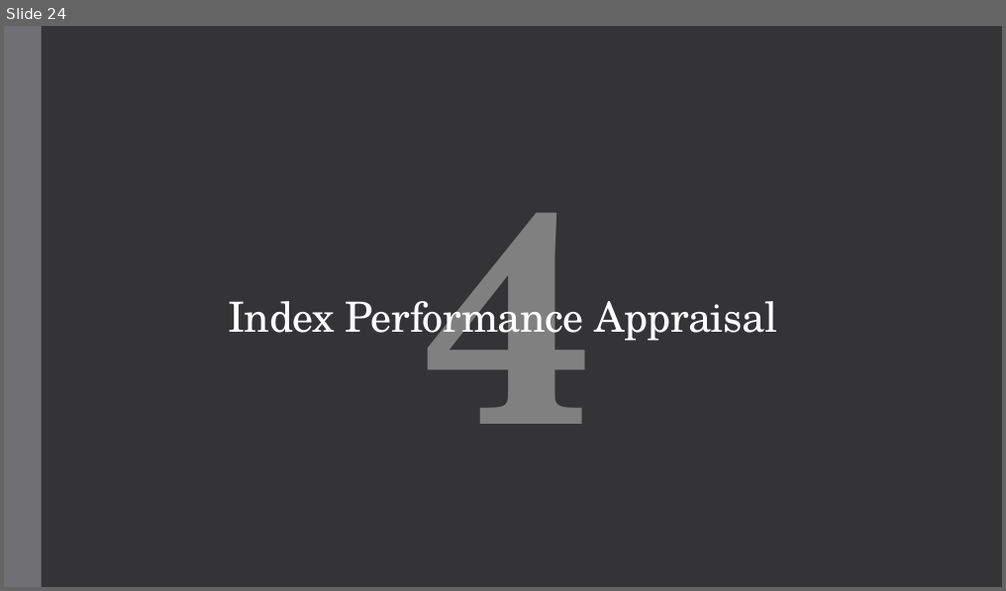
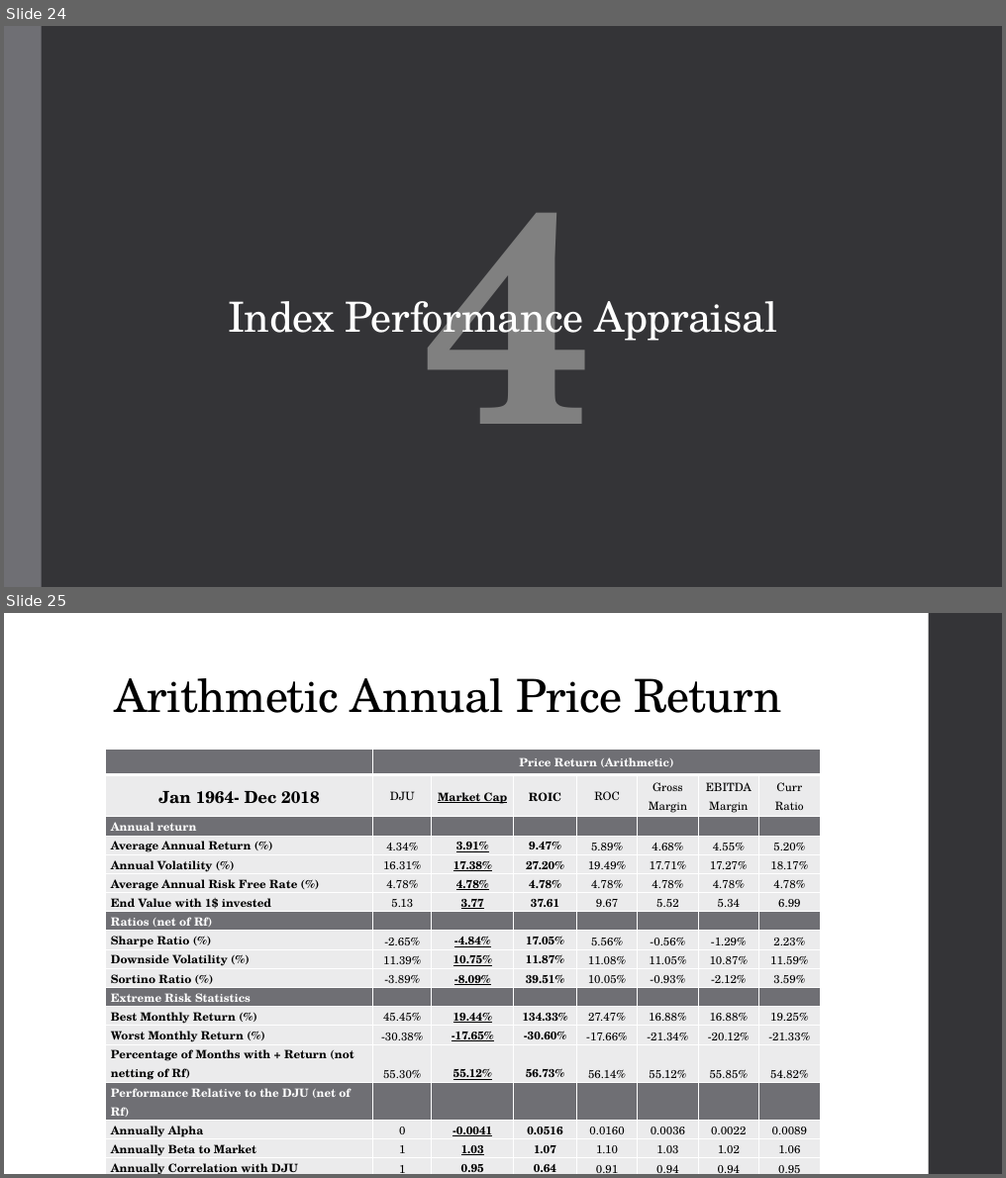
Before and after one commit to fuzzylove87/QF604-Econometrics, a slide deck: QF604 Econometrics Final v1.0.pptx. Shown one above the other, each under a label of ours: slide 24 before the commit, slides 24 and 25 after it. The pictures are 1006x591 and 1006x1178 pixels, drawn with LibreOffice and Linux fonts; fonts in the diff are those of the drawing. Boxes give left, top, right and bottom in pixels: in the first picture for what was removed or moved away, otherwise in the second. Text is boxed around its words. In the diff, an @@ line names an element or a change of style, - is before the commit and + after.

```diff
--- a/QF604 Econometrics Final v1.0.pptx
+++ b/QF604 Econometrics Final v1.0.pptx
@@ slide 25 added at (4, 613, 1002, 1174), background #FFFFFF @@
@@ rectangle added at (929, 613, 1002, 1174), fill #353537 @@
@@ title added at (115, 678, 781, 713), 44 pt, text #000000 @@
+Arithmetic Annual Price Return
@@ table added at (105, 750, 820, 1174), 19 rows, 8 columns @@
+ | Price Return (Arithmetic) |  |  |  |  |  | 
+Jan 1964- Dec 2018 | DJU | Market Cap | ROIC | ROC | Gross Margin | EBITDA Margin | Curr Ratio
+Annual return |  |  |  |  |  |  | 
+Average Annual Return (%) | 4.34% | 3.91% | 9.47% | 5.89% | 4.68% | 4.55% | 5.20%
+Annual Volatility (%) | 16.31% | 17.38% | 27.20% | 19.49% | 17.71% | 17.27% | 18.17%
+Average Annual Risk Free Rate (%) | 4.78% | 4.78% | 4.78% | 4.78% | 4.78% | 4.78% | 4.78%
+End Value with 1$ invested | 5.13 | 3.77 | 37.61 | 9.67 | 5.52 | 5.34 | 6.99
+Ratios (net of Rf) |  |  |  |  |  |  | 
+Sharpe Ratio (%) | -2.65% | -4.84% | 17.05% | 5.56% | -0.56% | -1.29% | 2.23%
+Downside Volatility (%) | 11.39% | 10.75% | 11.87% | 11.08% | 11.05% | 10.87% | 11.59%
+Sortino Ratio (%) | -3.89% | -8.09% | 39.51% | 10.05% | -0.93% | -2.12% | 3.59%
+Extreme Risk Statistics |  |  |  |  |  |  | 
+Best Monthly Return (%) | 45.45% | 19.44% | 134.33% | 27.47% | 16.88% | 16.88% | 19.25%
+Worst Monthly Return (%) | -30.38% | -17.65% | -30.60% | -17.66% | -21.34% | -20.12% | -21.33%
+Percentage of Months with + Return (not netting of Rf) | 55.30% | 55.12% | 56.73% | 56.14% | 55.12% | 55.85% | 54.82%
+Performance Relative to the DJU (net of Rf) |  |  |  |  |  |  | 
+Annually Alpha | 0 | -0.0041 | 0.0516 | 0.0160 | 0.0036 | 0.0022 | 0.0089
+Annually Beta to Market | 1 | 1.03 | 1.07 | 1.10 | 1.03 | 1.02 | 1.06
+Annually Correlation with DJU | 1 | 0.95 | 0.64 | 0.91 | 0.94 | 0.94 | 0.95
```
Also in this commit, not shown: 1 other slide added, 1 other file.
